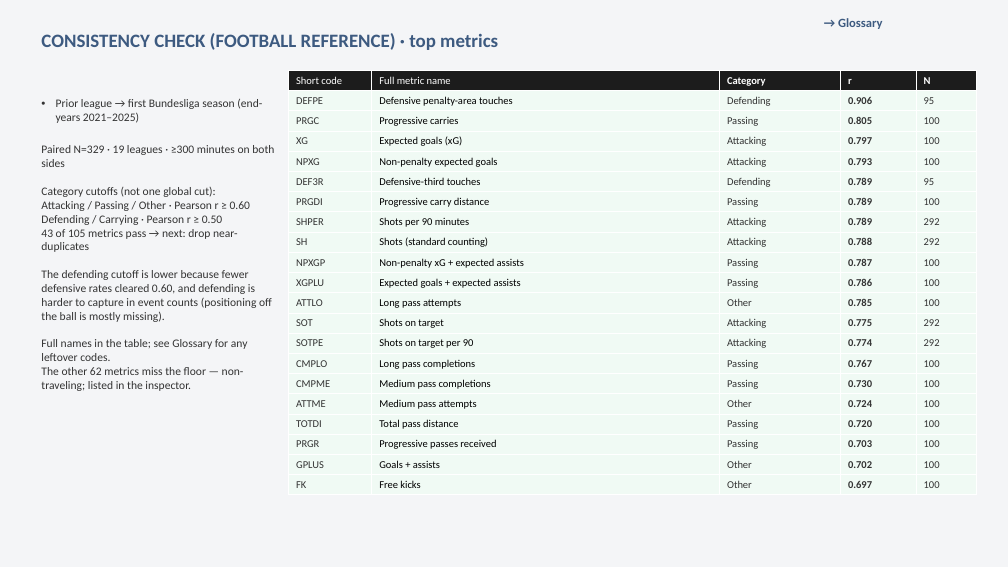
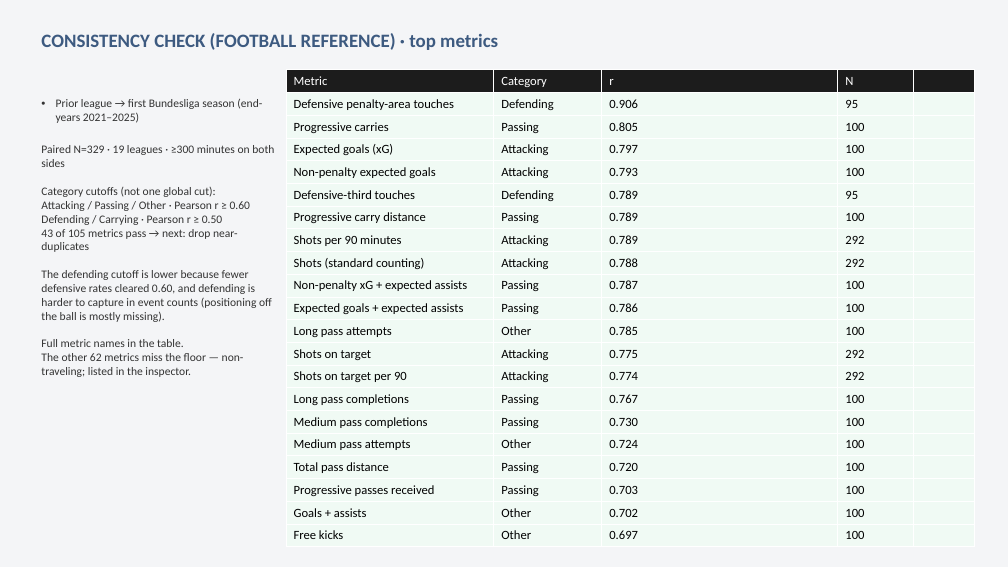
Before and after one commit to colbymorris08/bundesliga-transfer-traits, a slide deck: slide 8 of bundesliga_transfer_traits.pptx. Drawn at 1008x567 pixels with LibreOffice and Linux fonts; fonts in the diff are those of the drawing. Boxes give left, top, right and bottom in pixels: in the first picture for what was removed or moved away, otherwise in the second. Text is boxed around its words. In the diff, an @@ line names an element or a change of style, - is before the commit and + after.

```diff
--- a/bundesliga_transfer_traits.pptx
+++ b/bundesliga_transfer_traits.pptx
@@ text removed at <box>838,18,883,29</box> @@
-→ Glossary
@@ table at <box>286,70,974,546</box> @@
-row 1: Short code | Full metric name | Category | r | N
+row 1: Metric | Category | r | N | 
-row 2: DEFPE | Defensive penalty-area touches | Defending | 0.906 | 95
+row 2: Defensive penalty-area touches | Defending | 0.906 | 95 | 
-row 3: PRGC | Progressive carries | Passing | 0.805 | 100
+row 3: Progressive carries | Passing | 0.805 | 100 | 
-row 4: XG | Expected goals (xG) | Attacking | 0.797 | 100
+row 4: Expected goals (xG) | Attacking | 0.797 | 100 | 
-row 5: NPXG | Non-penalty expected goals | Attacking | 0.793 | 100
+row 5: Non-penalty expected goals | Attacking | 0.793 | 100 | 
-row 6: DEF3R | Defensive-third touches | Defending | 0.789 | 95
+row 6: Defensive-third touches | Defending | 0.789 | 95 | 
-row 7: PRGDI | Progressive carry distance | Passing | 0.789 | 100
+row 7: Progressive carry distance | Passing | 0.789 | 100 | 
-row 8: SHPER | Shots per 90 minutes | Attacking | 0.789 | 292
+row 8: Shots per 90 minutes | Attacking | 0.789 | 292 | 
-row 9: SH | Shots (standard counting) | Attacking | 0.788 | 292
+row 9: Shots (standard counting) | Attacking | 0.788 | 292 | 
-row 10: NPXGP | Non-penalty xG + expected assists | Passing | 0.787 | 100
+row 10: Non-penalty xG + expected assists | Passing | 0.787 | 100 | 
-row 11: XGPLU | Expected goals + expected assists | Passing | 0.786 | 100
+row 11: Expected goals + expected assists | Passing | 0.786 | 100 | 
-row 12: ATTLO | Long pass attempts | Other | 0.785 | 100
+row 12: Long pass attempts | Other | 0.785 | 100 | 
-row 13: SOT | Shots on target | Attacking | 0.775 | 292
+row 13: Shots on target | Attacking | 0.775 | 292 | 
-row 14: SOTPE | Shots on target per 90 | Attacking | 0.774 | 292
+row 14: Shots on target per 90 | Attacking | 0.774 | 292 | 
-row 15: CMPLO | Long pass completions | Passing | 0.767 | 100
+row 15: Long pass completions | Passing | 0.767 | 100 | 
-row 16: CMPME | Medium pass completions | Passing | 0.730 | 100
+row 16: Medium pass completions | Passing | 0.730 | 100 | 
-row 17: ATTME | Medium pass attempts | Other | 0.724 | 100
+row 17: Medium pass attempts | Other | 0.724 | 100 | 
-row 18: TOTDI | Total pass distance | Passing | 0.720 | 100
+row 18: Total pass distance | Passing | 0.720 | 100 | 
-row 19: PRGR | Progressive passes received | Passing | 0.703 | 100
+row 19: Progressive passes received | Passing | 0.703 | 100 | 
-row 20: GPLUS | Goals + assists | Other | 0.702 | 100
+row 20: Goals + assists | Other | 0.702 | 100 | 
-row 21: FK | Free kicks | Other | 0.697 | 100
+row 21: Free kicks | Other | 0.697 | 100 | 
@@ text at <box>41,339,184,347</box>: text changed @@
-Full names in the table; see Glossary for any leftover codes.
+Full metric names in the table.
```
Also in this commit, not shown: 9 other slides changed.
